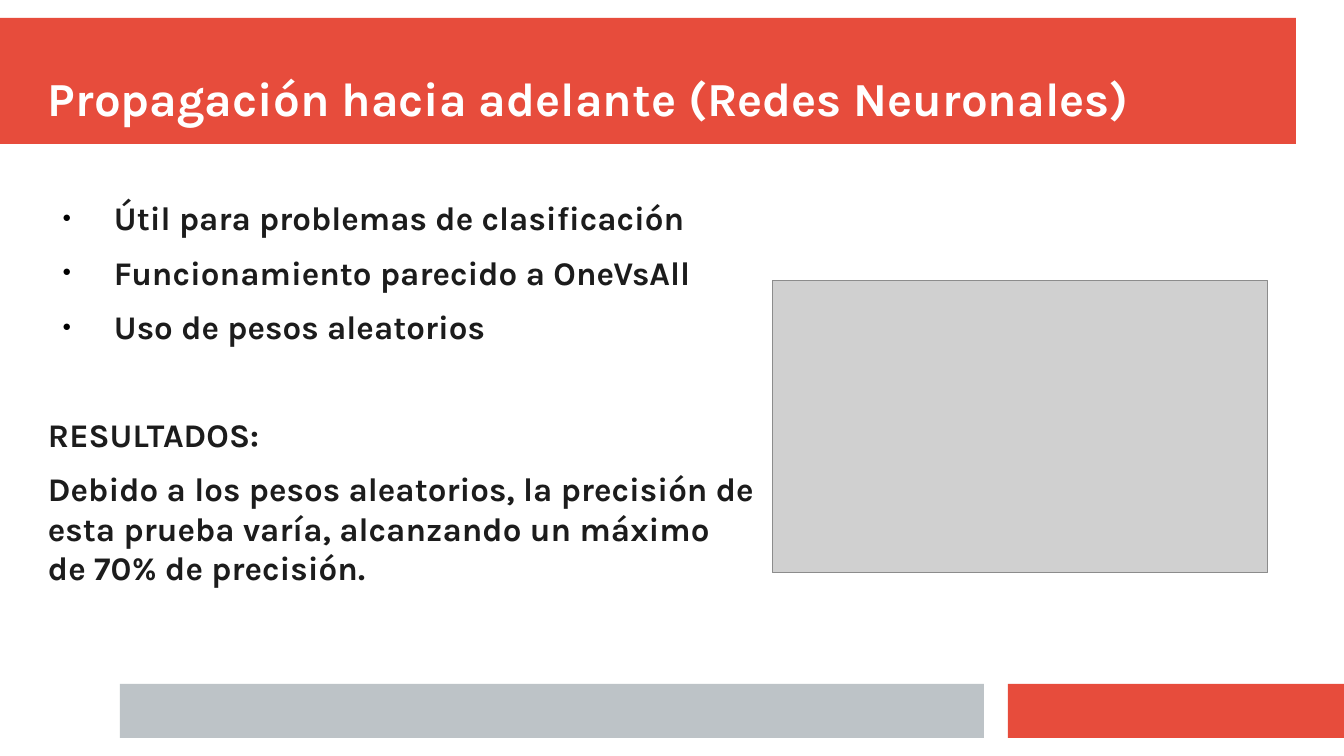
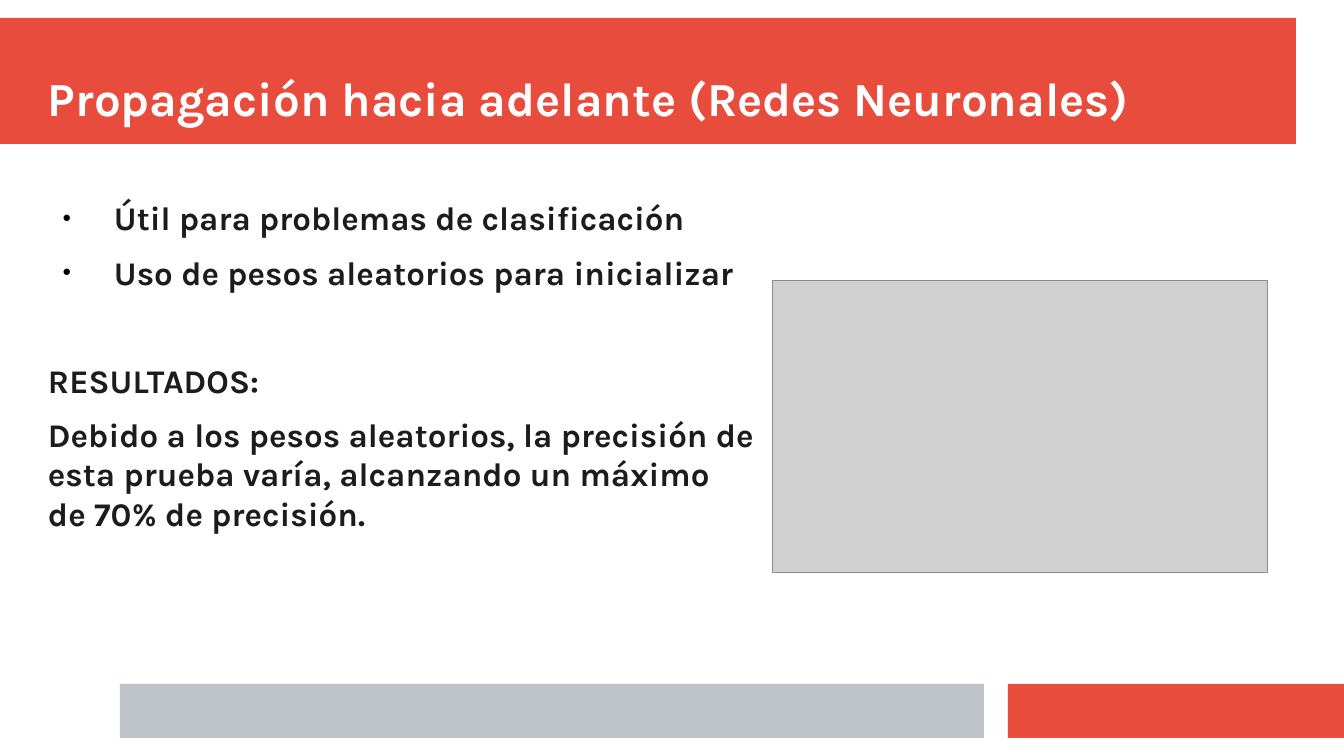
Before and after one commit to Lidiacon/AA, a slide deck: slide 8 of Proyecto/Presentación.odp. Drawn at 1344x756 pixels with LibreOffice and Linux fonts; fonts in the diff are those of the drawing; grey boxes stand for pictures. Boxes give left, top, right and bottom in pixels: in the first picture for what was removed or moved away, otherwise in the second. Text is boxed around its words. In the diff, an @@ line names an element or a change of style, - is before the commit and + after.

```diff
--- a/Proyecto/Presentación.odp
+++ b/Proyecto/Presentación.odp
@@ text at (114, 261, 734, 293): text changed @@
-● Funcionamiento parecido a OneVsAll
-● Uso de pesos aleatorios
+● Uso de pesos aleatorios para inicializar
```
Also in this commit, not shown: 1 other slide changed.
